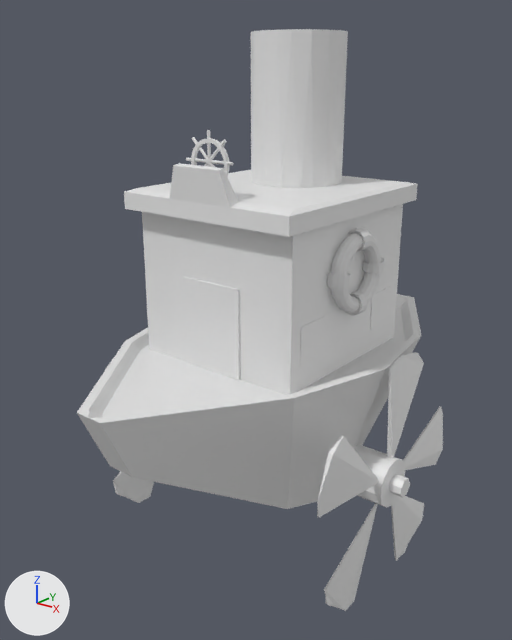
The Blender file boat/src/references/steamboat.blend as it was, and as the next commit left it.
One viewpoint serves both versions: a camera (50 mm lens) standing at (2.05, -2.66, 2.26) and looking at (-0.02, -0.08, 1.11). Lighting does not change. The marker at lower left points along +X, +Y and +Z.
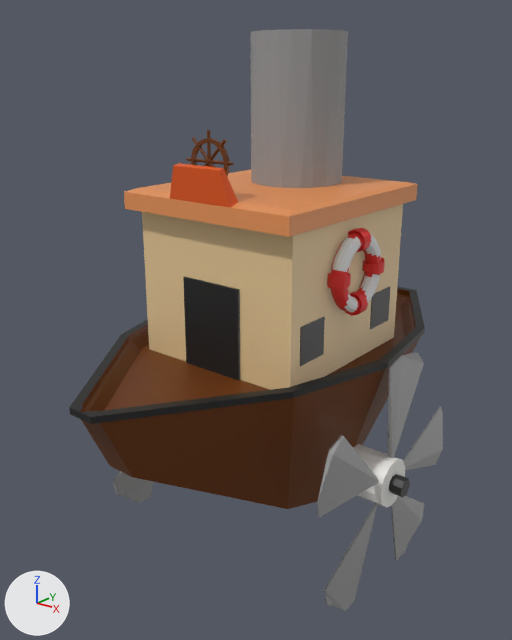
Commit message: boat with materials

The change, as a diff of the scene's bpy script:
```diff
--- a/boat/src/references/steamboat.blend.py
+++ b/boat/src/references/steamboat.blend.py
@@ mat_red @@
+mat_red = principled_material('red')
+mat_red.base_color = (0.8, 0.0296, 0.0257)  # red #e7302c
@@ mat_material_004 @@
+mat_material_004 = principled_material('Material.004')
+mat_material_004.base_color = (0.871, 0.86, 0.827)  # white #f0efeb
@@ mat_material_003 @@
+mat_material_003 = principled_material('Material.003')
+mat_material_003.base_color = (0.8, 0.101, 0.00867)  # orange #e75917
@@ mat_house @@
+mat_house = principled_material('house')
+mat_house.base_color = (0.8, 0.586, 0.313)  # beige #e7c998
@@ mat_material_002 @@
+mat_material_002 = principled_material('Material.002')
+mat_material_002.base_color = (0.8, 0.294, 0.0974)  # orange #e79458
@@ me_cube @@
-me_cube.from_pydata(...)  # 48 vertices, 40 faces; spans x -0.66..0.0, y -1.14..1.06, z 0.2..1.0
+me_cube.from_pydata(...)  # 96 vertices, 85 faces; spans x -0.67..0.0, y -1.18..1.08, z 0.2..1.04
+# me_cube part 1: 48 vertices added at x -0.67..0.0, y -1.18..1.08, z 1.0..1.04
+# me_cube part 2: 33 faces spanning x -0.66..0.0, y -1.14..1.06, z 0.2..1.0 switch from mat_material (white #e7e7e7) to mat_wood (brown #693500)
+me_cube.materials.append(mat_window_and_door)  # black #1d1d1d
@@ me_cube_001 @@
 me_cube_001.from_pydata(...)  # 76 vertices, 65 faces; spans x -0.469..0.0, y -0.568..0.507, z -0.435..0.522
+# me_cube_001 part 3: 45 of the faces centred in x -0.452..-0.08, y -0.554..0.471, z -0.435..0.382 switch from no material to mat_house (beige #e7c998)
+# me_cube_001 part 4: 5 of the faces centred in x -0.352..-0.087, y -0.554..-0.523, z 0.33..0.376 switch from no material to mat_material_002 (orange #e79458)
+# me_cube_001 part 5: 2 of the faces centred in x -0.469..-0.456, y -0.023, z 0.33..0.376 switch from no material to mat_material_002 (orange #e79458)
+# me_cube_001 part 6: 2 of the faces centred in x -0.332..-0.192, y -0.023, z 0.382 switch from no material to mat_material_002 (orange #e79458)
+# me_cube_001 part 7: 1 of the faces centred in x -0.082, y -0.023, z 0.382 switch from no material to mat_material_002 (orange #e79458)
+# me_cube_001 part 8: all 4 faces centred in x -0.148..-0.064, y -0.561..-0.515, z 0.443..0.519 switch from no material to mat_material_003 (orange #e75917)
@@ me_cylinder @@
 me_cylinder.from_pydata(...)  # 128 vertices, 98 faces; spans x -0.222..0.222, y -0.222..0.222, z -0.365..0.365
+me_cylinder.materials.append(mat_steel)  # grey #999999
@@ me_cylinder_001 @@
 me_cylinder_001.from_pydata(...)  # 384 vertices, 264 faces; spans x -0.132..0.123, y -0.009..0.009, z -0.121..0.135
+me_cylinder_001.materials.append(mat_wood)  # brown #693500
@@ me_cylinder_006 @@
 me_cylinder_006.from_pydata(...)  # 128 vertices, 97 faces; spans x -0.803..0.0, y -0.118..0.118, z -0.118..0.118
+# me_cylinder_006 part 9: all 64 faces centred in x -0.74..-0.37, y -0.117..0.117, z -0.117..0.117 switch from no material to mat_material_004 (white #f0efeb)
+# me_cylinder_006 part 10: all 33 faces centred in x -0.803..-0.771, y -0.045..0.045, z -0.045..0.045 switch from no material to mat_window_and_door (black #1d1d1d)
@@ me_cube_002 @@
 me_cube_002.from_pydata(...)  # 180 vertices, 160 faces; spans x -0.016..0.016, y -0.589..0.618, z -0.568..0.613
+me_cube_002.materials.append(mat_steel)  # grey #999999
@@ me_cube_004 @@
 me_cube_004.from_pydata(...)  # 180 vertices, 160 faces; spans x -0.016..0.016, y -0.589..0.618, z -0.568..0.613
+me_cube_004.materials.append(mat_steel)  # grey #999999
@@ me_torus @@
 me_torus.from_pydata(...)  # 768 vertices, 768 faces; spans x -0.051..0.051, y -0.199..0.199, z -0.199..0.199
+# me_torus part 11: 614 of the faces centred in x -0.047..0.047, y -0.194..0.194, z -0.194..0.194 switch from no material to mat_red (red #e7302c)
+me_torus.materials.append(mat_white)  # white #e7e7e7
@@ me_cube_005 @@
 me_cube_005.from_pydata(...)  # 8 vertices, 6 faces; spans x -0.006..0.006, y -0.089..0.089, z -0.089..0.089
+me_cube_005.materials.append(mat_window_and_door)  # black #1d1d1d
@@ me_cube_006 @@
 me_cube_006.from_pydata(...)  # 8 vertices, 6 faces; spans x -0.163..0.163, y -0.012..0.012, z -0.221..0.221
+me_cube_006.materials.append(mat_window_and_door)  # black #1d1d1d
```

What differs and where, as boxes (x1, y1, x2, y2) in the pictures (512 x 640 px):
'Cube', reshaped: before (77, 294, 421, 509); after (69, 286, 425, 509)
'Cylinder', recoloured: (251, 29, 348, 188) in both
'wheel1', recoloured: (317, 352, 443, 611) in both
'Cube.006', recoloured (grey to black): (183, 277, 240, 380) in both
'Cube.004', recoloured: (300, 317, 325, 366) in both
'wheel2', recoloured: (105, 363, 154, 503) in both
'timao', recoloured (grey to brown): (186, 130, 234, 176) in both
'Cube.005', recoloured: (370, 287, 390, 330) in both
part 1 of me_cube, added (black): after (69, 286, 425, 424)
part 2 of me_cube, recoloured (grey to brown): (82, 296, 420, 509) in both
part 3 of me_cube_001, recoloured (grey to beige): (142, 204, 403, 390) in both
part 4 of me_cube_001, recoloured (grey to orange): (124, 188, 293, 237) in both
part 5 of me_cube_001, recoloured (grey to brown): (289, 182, 418, 237) in both
part 6 of me_cube_001, recoloured (white to orange): (140, 170, 406, 210) in both
part 7 of me_cube_001, recoloured (white to orange): (231, 176, 356, 202) in both
part 8 of me_cube_001, recoloured (grey to brown): (170, 163, 238, 208) in both
part 9 of me_cylinder_006, recoloured: (353, 444, 405, 508) in both
part 10 of me_cylinder_006, recoloured (white to grey): (389, 474, 410, 497) in both
part 11 of me_torus, recoloured (grey to red): (327, 228, 385, 316) in both
